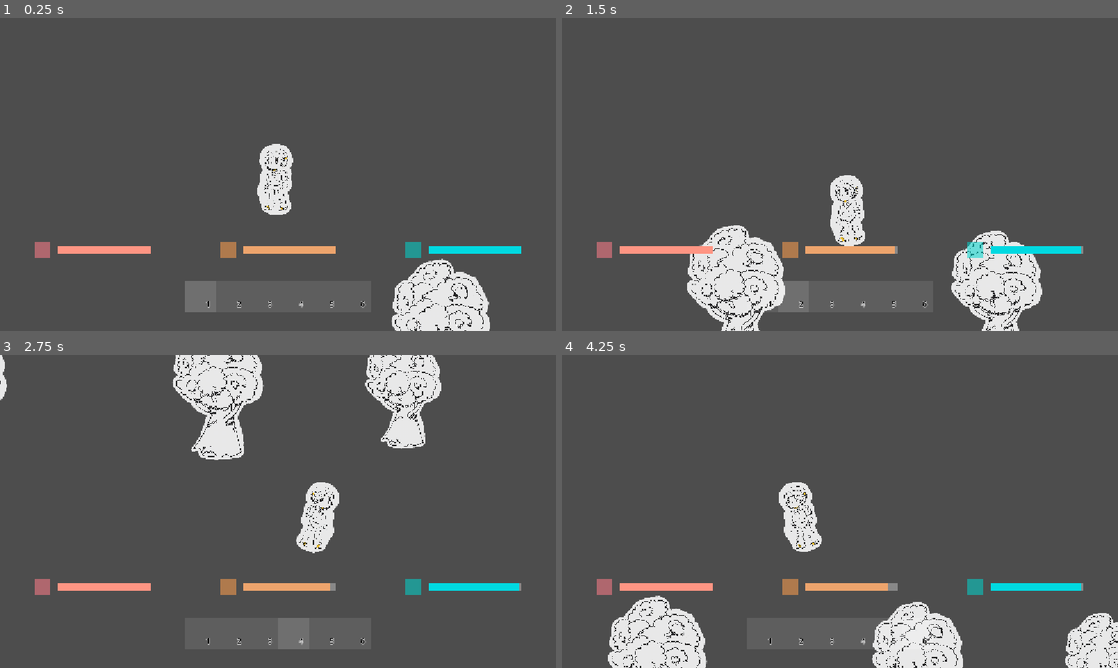
Above: before the commit, frames 1-4 (two rows, left to right).
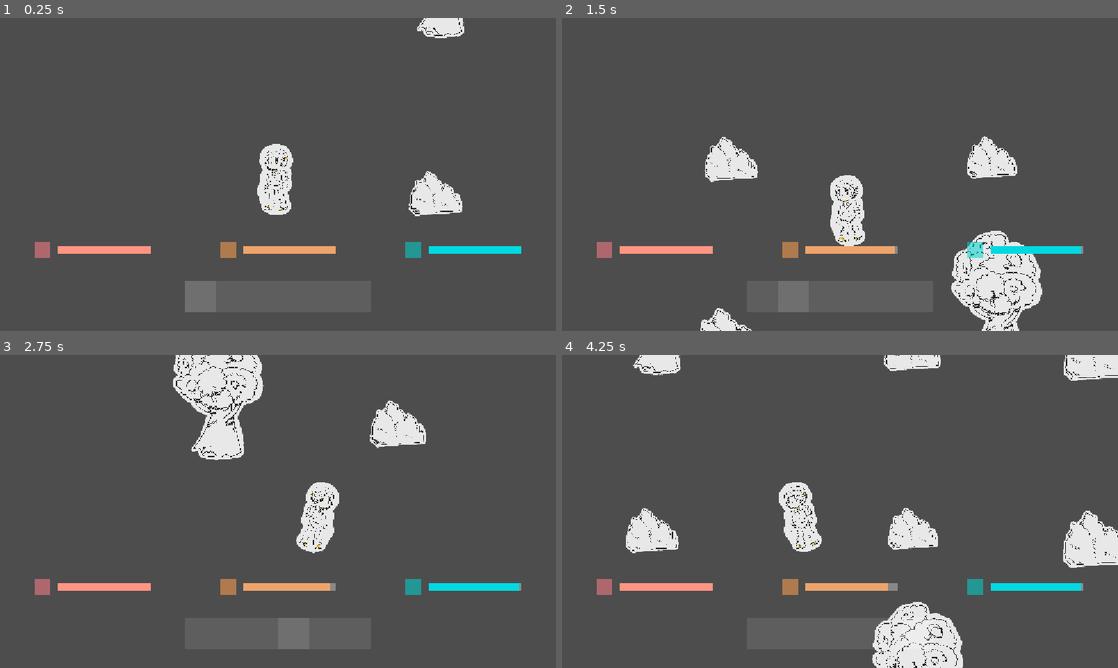
Above: after the commit, the same moments.

Repository: Duckwastakon/brackeysJam
Game: Godot game, scene res://test_place.tscn
Same seed, same stepped clock (60 frames per second), same inputs: the game is played once before the commit and once after it. The project has no main scene, so this scene is started directly.
Inputs (mouse positions are in pixels of both pictures, inside the frame that each line leads up to):
- Up to frame 1 (0.25 s): no input
- Up to frame 2 (1.5 s): tap Enter at 0.5 s; move the mouse to (962, 158) at 0.52 s; hold D (right) 0.53-1.28 s; tap 1 (1) at 0.6 s; tap 2 (2) at 0.8, 1.35 s; move the mouse to (728, 190) at 1.27 s; hold S (down) from 1.28 s (still down)
- Up to frame 3 (2.75 s): tap 3 (3) at 1.55, 2.1 s; move the mouse to (333, 442) at 2.02 s; release S (down) at 2.03 s; hold D (right) from 2.03 s (still down); tap 4 (4) at 2.3 s
- Up to frame 4 (4.25 s): move the mouse to (812, 574) at 2.77 s; release D (right) at 2.78 s; hold W (up) 2.78-3.53 s; tap 4 (4) at 2.85 s; tap 5 (5) at 3.05, 3.6 s; move the mouse to (1006, 558) at 3.52 s; hold A (left) from 3.53 s (still down); tap 6 (6) at 3.8 s

The runs differ from the first frame. In frame 1, 4.6% of the frame differs, in the area x 37-89%, y 0-100%; in frame 2, 6.0%; in frame 3, 2.8%; in frame 4, 9.4%, in the area x 8-100%, y 0-100%.

Commit message:
bug fixes 2

Diff:
--- a/craftableItems.gd
+++ b/craftableItems.gd
@@ -85,6 +85,7 @@
 			"sticks": 4,
 			"rocks": 5
 		},
+		"builds": ["workbench"],
 		"amount": 1,
 		"time": 8,
 	},
@@ -100,7 +101,6 @@
 			"sticks": 10,
 			"logs": 3,
 		},
-		"builds": ["workbench"],
 		"amount": 1,
 		"time": 3,
 	},
@@ -156,11 +156,11 @@
 		"scale": 0.08,
 		"multiDrop": false,
 		"drops": {
-			"iron": {
-				"chance": 20,
-				"minAmount": 1,
-				"maxAmount": 3,
-			},
+			#"iron": {
+			#	"chance": 20,
+			#	"minAmount": 1,
+			#	"maxAmount": 3,
+			#},
 			"rocks": {
 				"chance": 100,
 				"minAmount": 2,
--- a/inventory.gd
+++ b/inventory.gd
@@ -50,7 +50,7 @@
 		slotContainer.add_child(newInvSlot)
 		newInvSlot.visible = true
 		newInvSlot.position = Vector2(slotContainer.size.x/2 - allSlotSize/2 + 64*i,0)
-		newInvSlot.get_child(0).text = str(i+1)
+		newInvSlot.get_child(0).text = ""
 
 	equipItem(0)
 
--- a/map/map.gd
+++ b/map/map.gd
@@ -6,7 +6,7 @@
 @onready var marker = $background/Marker
 @export var monster_scene: PackedScene
 @export var animal_scene: PackedScene
-@export var temple_scene: PackedScene
+@export var temple_scene: PackedScene = preload("res://animals/scene/temple.tscn")
 @onready var timer = $Day
 
 const chunkSE := 640
--- a/player/attacking_controller.tscn
+++ b/player/attacking_controller.tscn
@@ -22,6 +22,8 @@
 
 [node name="Area" type="Area2D" parent="rotator2" unique_id=201793710]
 position = Vector2(64, 0)
+collision_layer = 16
+collision_mask = 16
 
 [node name="CollisionShape2D" type="CollisionShape2D" parent="rotator2/Area" unique_id=1982070730]
 position = Vector2(-8, 0)
--- a/player/player.gd
+++ b/player/player.gd
@@ -1,8 +1,8 @@
 extends CharacterBody2D
 
 var movingState = 0
-@export var maxSpeed = [500, 700]
-@export var accelerations = [150, 200]
+@export var maxSpeed = [500, 1000]
+@export var accelerations = [150, 250]
 @export var deceleration = 100
 
 @onready var playerArt = $playerArt
@@ -54,12 +54,12 @@
 func lockSpeed():
 	if(abs(velocity.x) > maxSpeed[movingState]):
 		if(abs(velocity.x) > 1.5*maxSpeed[movingState]):
-			velocity.x = move_toward(velocity.x, 0, deceleration)
+			velocity.x = move_toward(velocity.x, 0, deceleration * 3)
 		else:
 			velocity.x = velocity.x / abs(velocity.x) * maxSpeed[movingState]
 	if(abs(velocity.y) > maxSpeed[movingState]):
 		if(abs(velocity.y) > 1.5*maxSpeed[movingState]):
-			velocity.y = move_toward(velocity.y, 0, deceleration)
+			velocity.y = move_toward(velocity.y, 0, deceleration * 3)
 		else:
 			velocity.y = velocity.y / abs(velocity.y) * maxSpeed[movingState]
 
@@ -106,7 +106,6 @@
 	if movingState == 1:
 		amount *= 2
 	hunger -= amount
-	print(hunger)
 	if hunger <= 0:
 		hunger = 0
 		takeDamage(10)
--- a/resources/resource.gd
+++ b/resources/resource.gd
@@ -7,13 +7,24 @@
 
 var healthShowcaseTween: Tween
 
+var resourceChances = {
+	"tree": 60,
+	"rock": 0,
+}
+
 const resource = preload("res://resources/dropped_item.tscn")
 @onready var resourceSprite = $resourceSprite
 
 func _ready() -> void:
 	connect("damage", shakeObject)
 
-	setupResource("tree")
+	var randNum = randi_range(1, 100)
+	print(randNum)
+	for obj in resourceChances:
+		print(obj)
+		if resourceChances[obj] < randNum:
+			setupResource(obj)
+			break
 
 	healthShowcaseTween = create_tween()
 	healthShowcaseTween.tween_property(indicatorBackground, "modulate", Color.from_rgba8(255, 255, 255, 0), 2)
@@ -45,10 +56,10 @@
 	if CraftableItems.items[tool]["tier"] < CraftableItems.resourceNodes[resourceName]["damageTier"]:
 		dmg = 0
 
+	print(dmg)
+
 	var DPD = CraftableItems.resourceNodes[resourceName]["hp"] / CraftableItems.resourceNodes[resourceName]["dropTimes"]
 	var droppedResources = (dmg - (dmg % DPD)) / DPD
-	if hp%DPD<(hp-dmg)%DPD:
-		droppedResources += 1
 
 	for i in droppedResources:
 		hp -= DPD
@@ -60,6 +71,15 @@
 
 			queue_free()
 			break
+
+	hp -= dmg-droppedResources*DPD
+	if(hp > 0 and hp%DPD == 0):
+		generateItem()
+	elif(hp <= 0):
+		for x in 5:
+			generateItem()
+
+		queue_free()
 
 	healthShowcase()
 
--- a/resources/resource.tscn
+++ b/resources/resource.tscn
@@ -7,6 +7,8 @@
 size = Vector2(96, 112)
 
 [node name="resource" type="Area2D" unique_id=554154062]
+collision_layer = 16
+collision_mask = 16
 script = ExtResource("1_dtidl")
 
 [node name="CollisionShape2D" type="CollisionShape2D" parent="." unique_id=474364631]
--- a/test_place.tscn
+++ b/test_place.tscn
@@ -15,3 +15,30 @@
 
 [node name="resource3" parent="." unique_id=473476655 instance=ExtResource("2_ne85i")]
 position = Vector2(840, 216)
+
+[node name="resource4" parent="." unique_id=441509902 instance=ExtResource("2_ne85i")]
+position = Vector2(584, -16)
+
+[node name="resource5" parent="." unique_id=1808648391 instance=ExtResource("2_ne85i")]
+position = Vector2(224, -16)
+
+[node name="resource6" parent="." unique_id=915767888 instance=ExtResource("2_ne85i")]
+position = Vector2(840, -16)
+
+[node name="resource7" parent="." unique_id=628074307 instance=ExtResource("2_ne85i")]
+position = Vector2(584, -272)
+
+[node name="resource8" parent="." unique_id=1233694570 instance=ExtResource("2_ne85i")]
+position = Vector2(224, -272)
+
+[node name="resource9" parent="." unique_id=726025860 instance=ExtResource("2_ne85i")]
+position = Vector2(840, -272)
+
+[node name="resource10" parent="." unique_id=228618184 instance=ExtResource("2_ne85i")]
+position = Vector2(584, -504)
+
+[node name="resource11" parent="." unique_id=2016479652 instance=ExtResource("2_ne85i")]
+position = Vector2(224, -504)
+
+[node name="resource12" parent="." unique_id=1868585514 instance=ExtResource("2_ne85i")]
+position = Vector2(840, -504)
